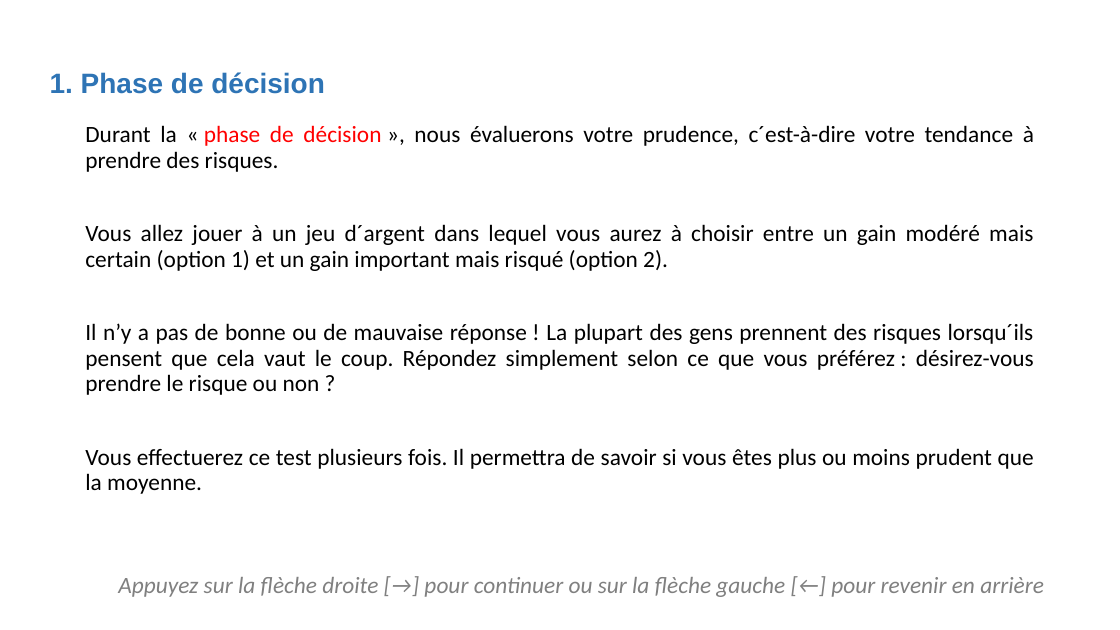
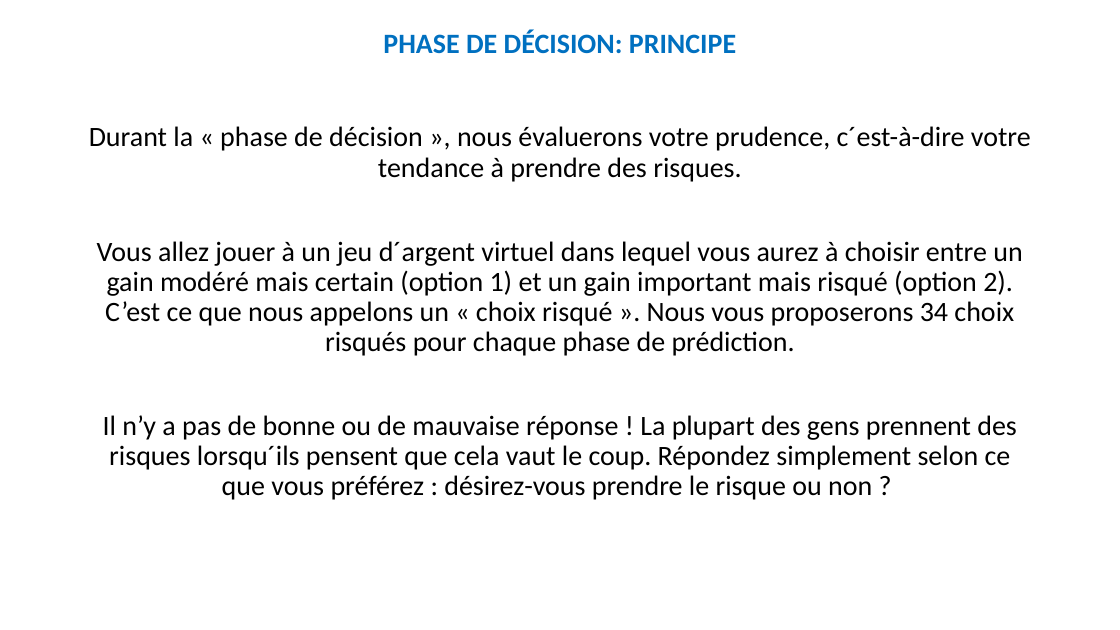
Before and after one commit to MBB-team/Online_Testing, a slide deck: slide 3 of src/DPD_task/stimuli/instructions/instructionsDPD.pptx. Drawn at 1120x630 pixels with LibreOffice and Linux fonts; fonts in the diff are those of the drawing. Boxes give left, top, right and bottom in pixels: in the first picture for what was removed or moved away, otherwise in the second. Text is boxed around its words. In the diff, an @@ line names an element or a change of style, - is before the commit and + after.

Commit message:
modif instructions test DPD
+ a few other modifs on the other tests

```diff
--- a/src/DPD_task/stimuli/instructions/instructionsDPD.pptx
+++ b/src/DPD_task/stimuli/instructions/instructionsDPD.pptx
@@ text at [383, 30, 736, 53]: text changed; font Arial to Calibri; text colour #2E74B5 to #0070C0 @@
-1. Phase de décision
+PHASE DE DÉCISION: PRINCIPE
@@ text at [89, 126, 1031, 500]: size 20 to 24 pt in "Durant la « phase de décision », ...", "Il n’y a pas de bonne ou ..."; text colour #FF0000 to #000000 in "phase de décision"; alignment justified to centre @@
@@ text at [97, 241, 1022, 356]: text changed; size 20 to 24 pt @@
-Vous allez jouer à un jeu d´argent dans lequel vous aurez à choisir entre un gain modéré mais certain (option 1) et un gain important mais risqué (option 2).
+Vous allez jouer à un jeu d´argent virtuel dans lequel vous aurez à choisir entre un gain modéré mais certain (option 1) et un gain important mais risqué (option 2). C’est ce que nous appelons un « choix risqué ». Nous vous proposerons 34 choix risqués pour chaque phase de prédiction.
@@ text at [85, 448, 1034, 494]: paragraph removed @@
-Vous effectuerez ce test plusieurs fois. Il permettra de savoir si vous êtes plus ou moins prudent que la moyenne.
@@ text removed at [118, 577, 1044, 597] @@
-Appuyez sur la flèche droite [→] pour continuer ou sur la flèche gauche [←] pour revenir en arrière
```
Also in this commit, not shown: 14 other slides changed, 8 slides added, 3 slides removed, 2 other files.
